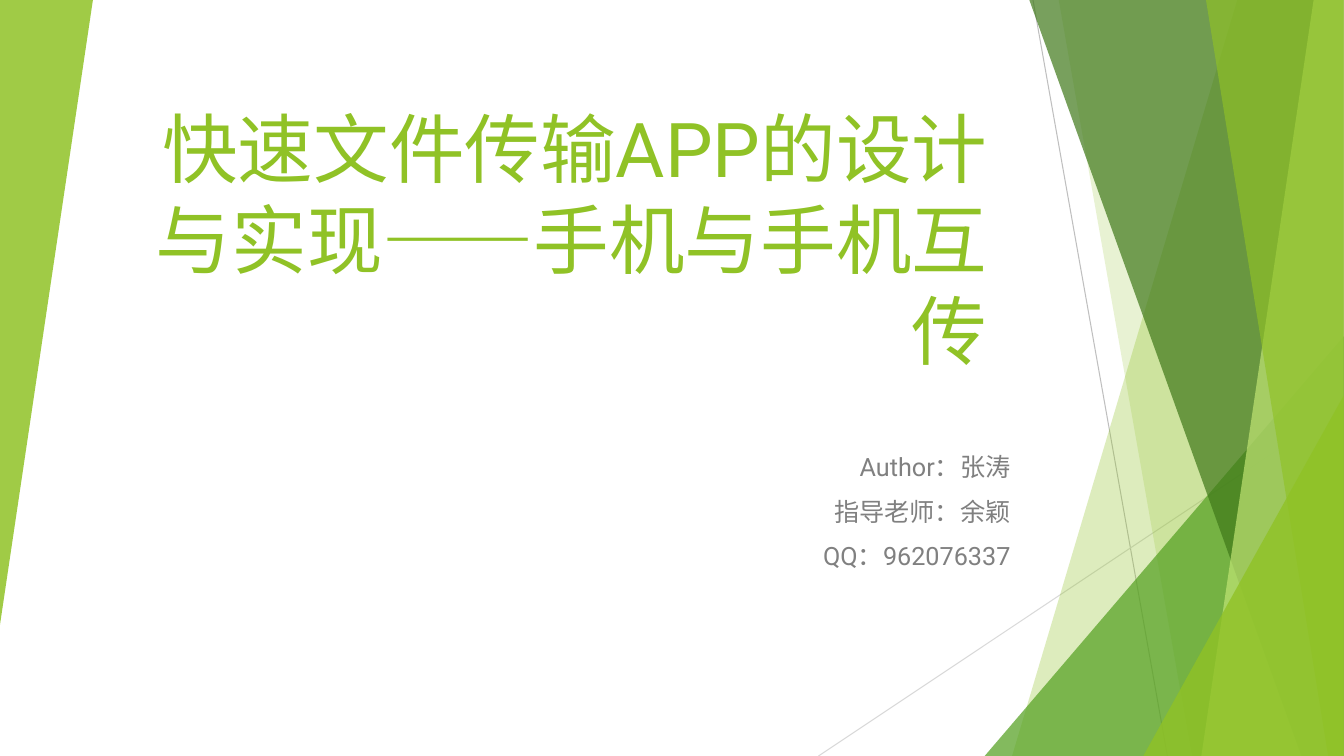
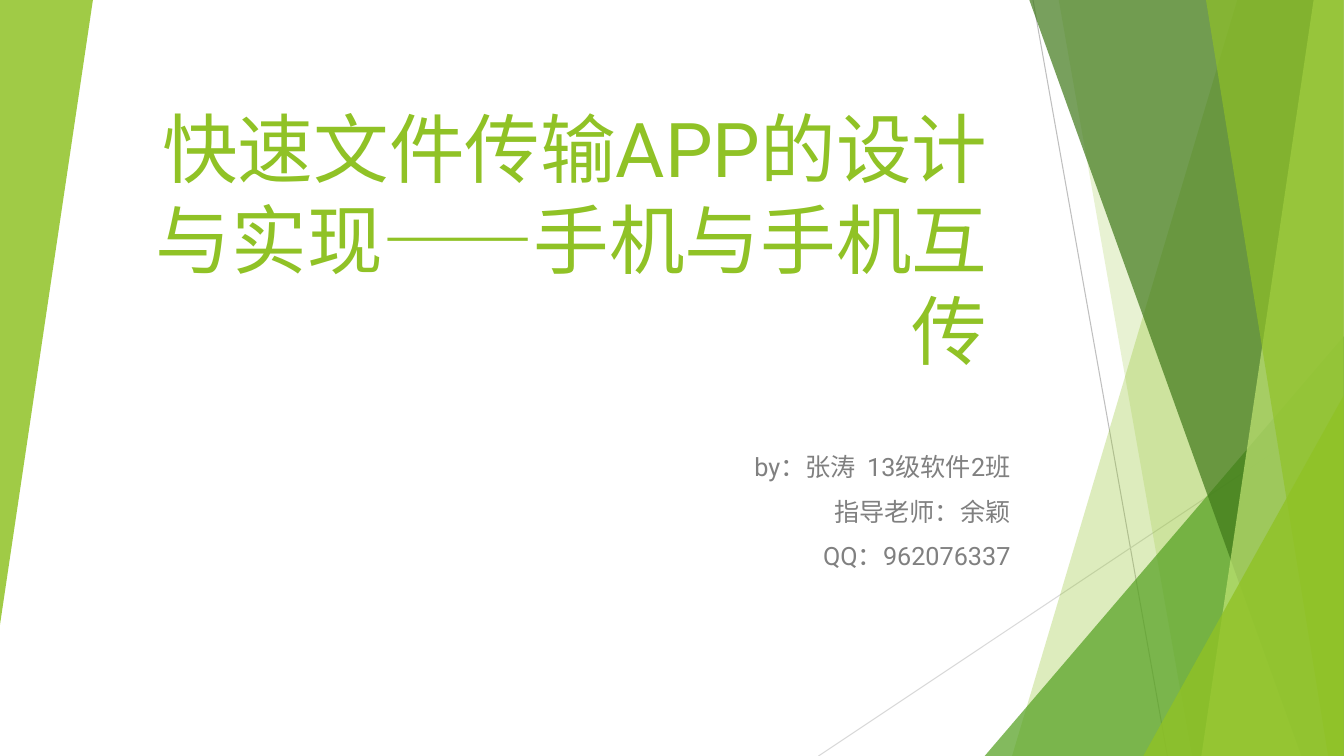
Before and after one commit to taozh1218/bishe, a slide deck: slide 1 of 毕设答辩.pptx. Drawn at 1344x756 pixels with LibreOffice and Linux fonts; fonts in the diff are those of the drawing. Boxes give left, top, right and bottom in pixels: in the first picture for what was removed or moved away, otherwise in the second. Text is boxed around its words. In the diff, an @@ line names an element or a change of style, - is before the commit and + after.

```diff
--- a/毕设答辩.pptx
+++ b/毕设答辩.pptx
@@ subtitle at (x1=754, y1=455, x2=1010, y2=482): text changed @@
-Author：张涛
+by：张涛 13级软件2班
```
Also in this commit, not shown: 3 other slides changed, 4 slides added, 38 other files.
